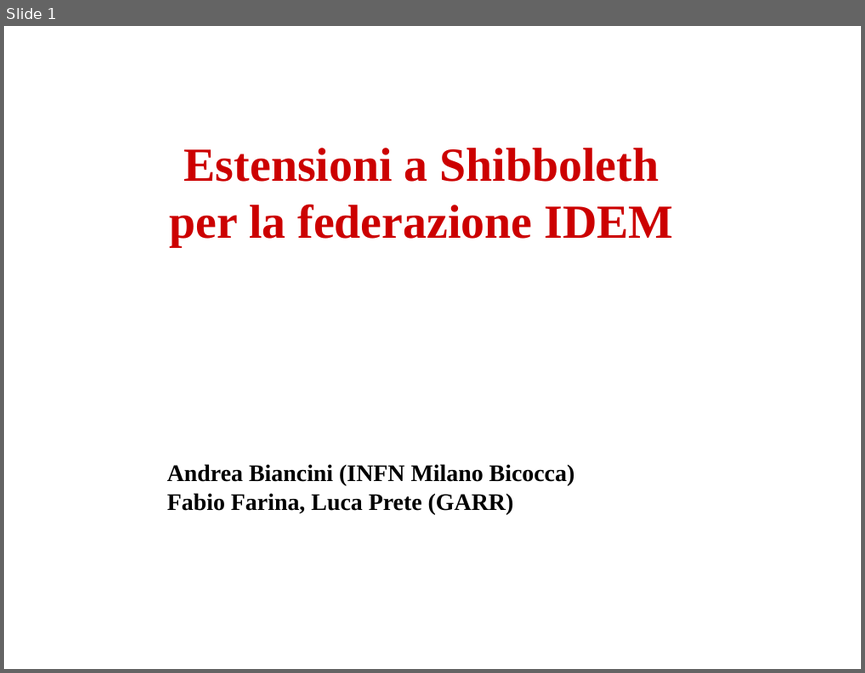
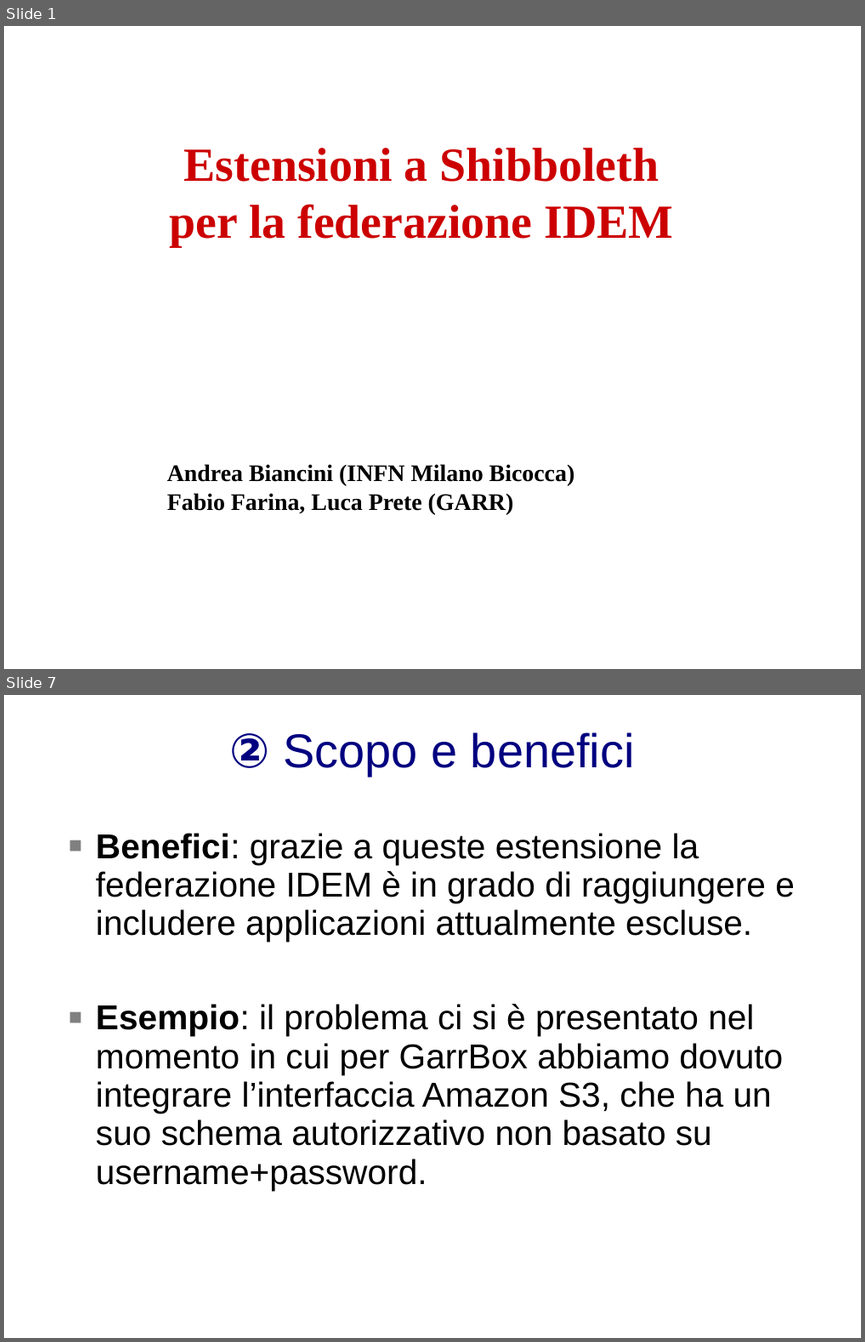
Before and after one commit to biancini/Shibboleth-Authentication, a slide deck: ShibbolethExtensions.pptx. Shown one above the other, each under a label of ours: slide 1 before the commit, slides 1 and 7 after it; the slides between them are not shown. The pictures are 865x673 and 865x1342 pixels, drawn with LibreOffice and Linux fonts; fonts in the diff are those of the drawing; background and template pictures are left out. Boxes give left, top, right and bottom in pixels: in the first picture for what was removed or moved away, otherwise in the second. Text is boxed around its words. In the diff, an @@ line names an element or a change of style, - is before the commit and + after.

```diff
--- a/ShibbolethExtensions.pptx
+++ b/ShibbolethExtensions.pptx
@@ slide 7 added at bbox=[4, 695, 861, 1338], background picture (left out) @@
@@ text added at bbox=[230, 732, 634, 775], 44 pt, text #000080 @@
+② Scopo e benefici
@@ text added at bbox=[96, 833, 794, 1190], 32 pt, text #000000 @@
+■ Benefici: grazie a queste estensione la federazione IDEM è in grado di raggiungere e includere applicazioni attualmente escluse.
+  ■ Esempio: il problema ci si è presentato nel momento in cui per GarrBox abbiamo dovuto integrare l’interfaccia Amazon S3, che ha un suo schema autorizzativo non basato su username+password.
```
Also in this commit, not shown: 1 slide changed, 9 other slides added.
